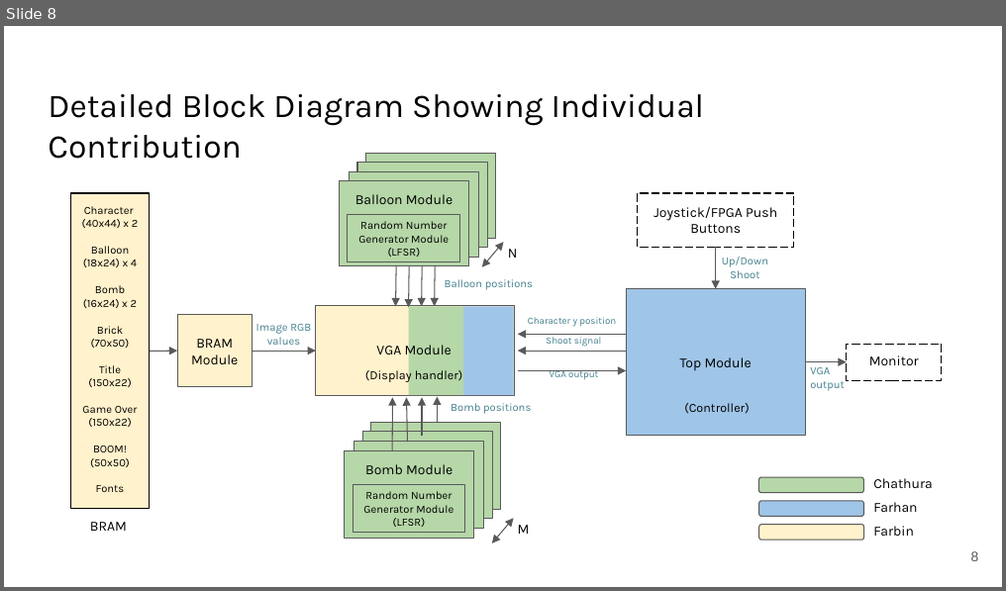
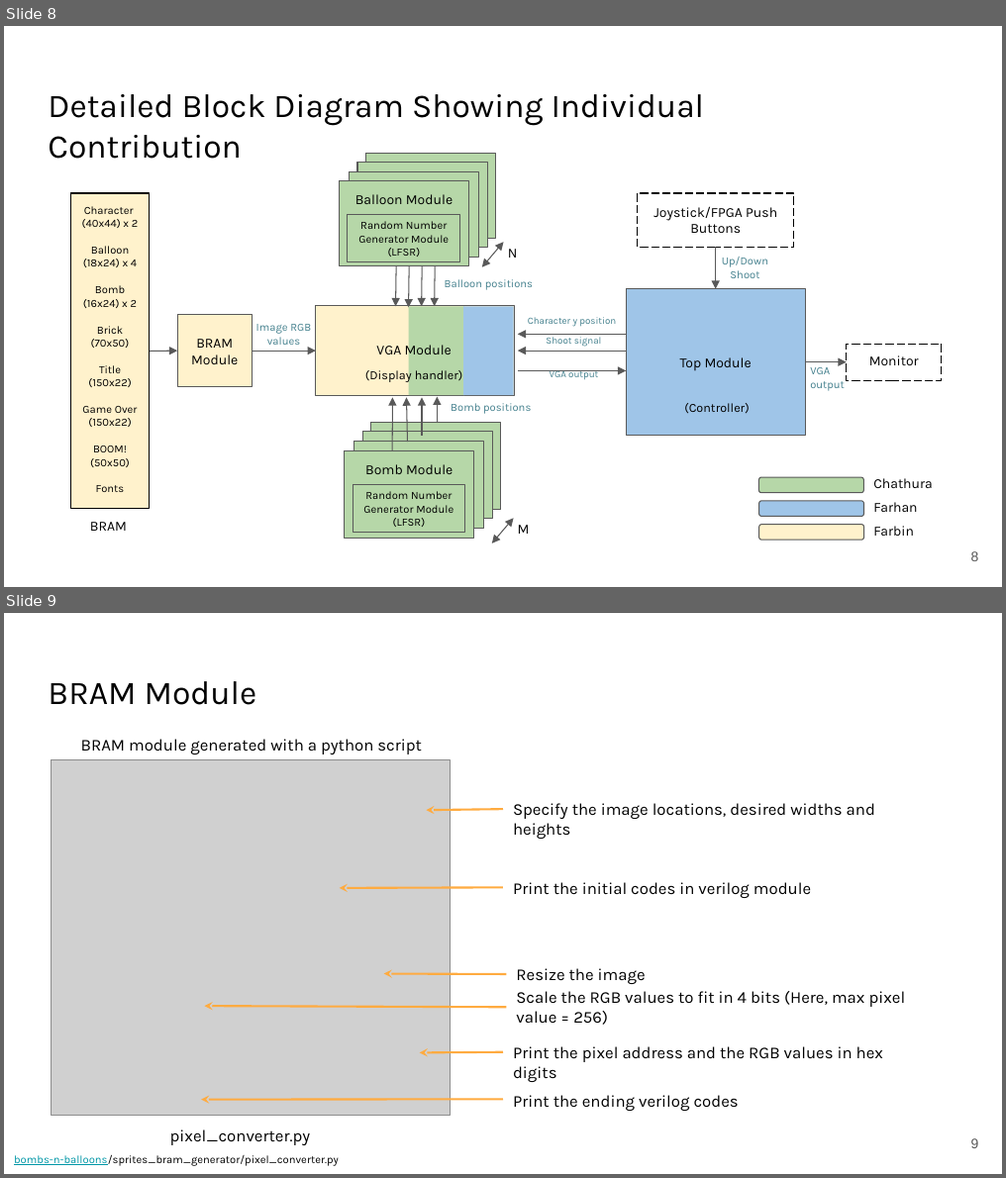
Before and after one commit to sammy17/bombs-n-balloons, a slide deck: Fried Chips_EC551_Final Project.pptx. Shown one above the other, each under a label of ours: slide 8 before the commit, slides 8 and 9 after it. The pictures are 1006x591 and 1006x1178 pixels, drawn with LibreOffice and Linux fonts; fonts in the diff are those of the drawing; grey boxes stand for pictures. Boxes give left, top, right and bottom in pixels: in the first picture for what was removed or moved away, otherwise in the second. Text is boxed around its words. In the diff, an @@ line names an element or a change of style, - is before the commit and + after.

```diff
--- a/Fried Chips_EC551_Final Project.pptx
+++ b/Fried Chips_EC551_Final Project.pptx
@@ slide 9 added at <box>4,613,1002,1174</box>, background #FFFFFF @@
@@ title added at <box>48,681,257,705</box>, 24 pt, text #000000 @@
+BRAM Module
@@ picture added at <box>51,761,450,1116</box> @@
@@ text added at <box>81,739,422,755</box>, 12 pt, text #000000 @@
+BRAM module generated with a python script
@@ arrow added from (503, 810) to (426, 811), #FFAB40 1.5 pt @@
@@ text added at <box>513,803,875,839</box>, 12 pt, text #000000 @@
+Specify the image locations, desired widths and heights
@@ arrow added from (503, 887) to (340, 888), #FFAB40 1.5 pt @@
@@ text added at <box>513,882,811,898</box>, 12 pt, text #000000 @@
+Print the initial codes in verilog module
@@ text added at <box>516,968,646,984</box>, 12 pt, text #000000 @@
+Resize the image
@@ arrow added from (506, 974) to (384, 974), #FFAB40 1.5 pt @@
@@ text added at <box>516,991,906,1025</box>, 12 pt, text #000000 @@
+Scale the RGB values to fit in 4 bits (Here, max pixel value = 256)
@@ arrow added from (506, 1007) to (205, 1006), #FFAB40 1.5 pt @@
@@ arrow added from (503, 1053) to (419, 1054), #FFAB40 1.5 pt @@
@@ text added at <box>513,1047,883,1082</box>, 12 pt, text #000000 @@
+Print the pixel address and the RGB values in hex digits
@@ arrow added from (503, 1099) to (202, 1100), #FFAB40 1.5 pt @@
@@ text added at <box>513,1095,739,1111</box>, 12 pt, text #000000 @@
+Print the ending verilog codes
@@ text added at <box>170,1130,310,1146</box>, 12 pt, text #000000 @@
+pixel_converter.py
@@ page number added at <box>971,1139,979,1149</box>, 10 pt, text #595959 @@
+9
@@ text added at <box>14,1156,339,1166</box>, 8 pt, text #000000 @@
+bombs-n-balloons/sprites_bram_generator/pixel_converter.py
```
Also in this commit, not shown: 3 other slides added, 1 other file.
